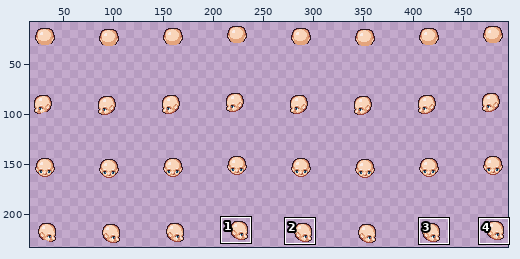
Edited in one commit: sprite sheet (Characters/Heads (Adult)/Head 03 - Elderly/Run.png). Above, an overview of the earlier version with the close-up marked.
Close-up. Before the commit:
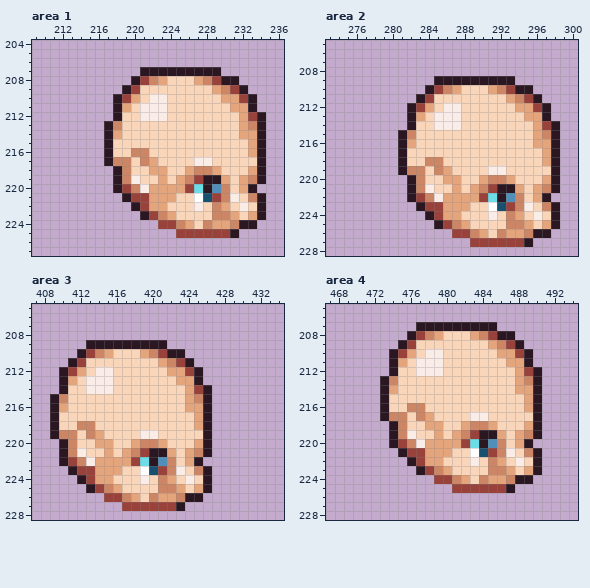
The file is 512x256 pixels. Shown: area 1: x 209..236, y 204..227; area 2: x 273..300, y 205..228; area 3: x 407..434, y 205..228; area 4: x 467..494, y 205..228. The wide view leaves out empty margins. The commit also changed other parts of the picture, which this record leaves out.
The result:
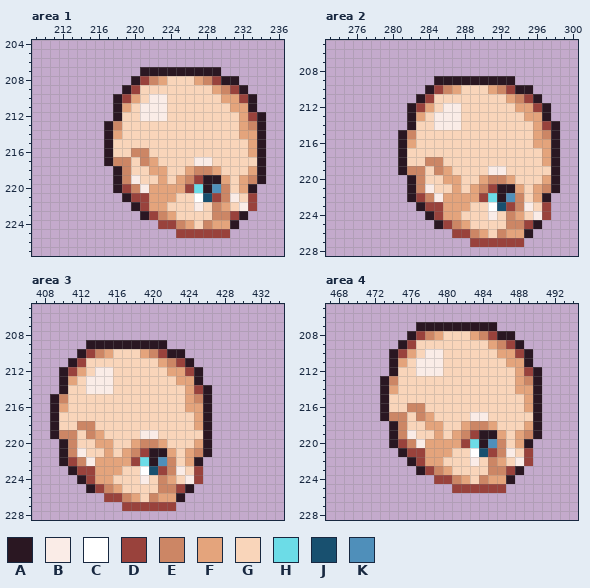
Palette (. is transparent): A #2a1722  B #faece7  C #ffffff  D #99423c  E #cc8665  F #e4a47c  G #f9d5ba  H #6cdce7  J #18506f  K #4f8fba
Difference:
--- area 1
@@ x 229..236 @@
 220 KEGFA...
-221 DEBGEA..
-222 EFGBGA..
-223 EEFGFA..
-224 FFEAA...
-225 DDA.....
+221 DEBGD...
+222 EFGBD...
+223 EEDA....
+224 FFA.....
+225 DD......
 226 ........
--- area 2
@@ x 293..300 @@
 222 KEGFA...
-223 DEBGEA..
-224 EFGBGA..
-225 EEFGFA..
-226 FFEAA...
-227 DDA.....
+223 DEBGD...
+224 EFGBD...
+225 EEDA....
+226 FFA.....
+227 DD......
 228 ........
--- area 3
@@ x 421..428 @@
 222 KEGFA...
-223 DEBGEA..
-224 EFGBGA..
-225 EEFGFA..
-226 FFEAA...
-227 DDA.....
+223 DEBGD...
+224 EFGBD...
+225 EEDA....
+226 FFA.....
+227 DD......
 228 ........
--- area 4
@@ x 485..492 @@
 220 KEGFA...
-221 DEBGEA..
-222 EFGBGA..
-223 EEFGFA..
-224 FFEAA...
-225 DDA.....
+221 DEBGD...
+222 EFGBD...
+223 EEDA....
+224 FFA.....
+225 DD......
 226 ........
Where, in picture pixels (left, top, right, bottom), the same in both close-ups:
changed: (230, 193, 266, 238)
changed: (524, 202, 560, 247)
changed: (176, 466, 212, 511)
changed: (506, 448, 542, 493)
